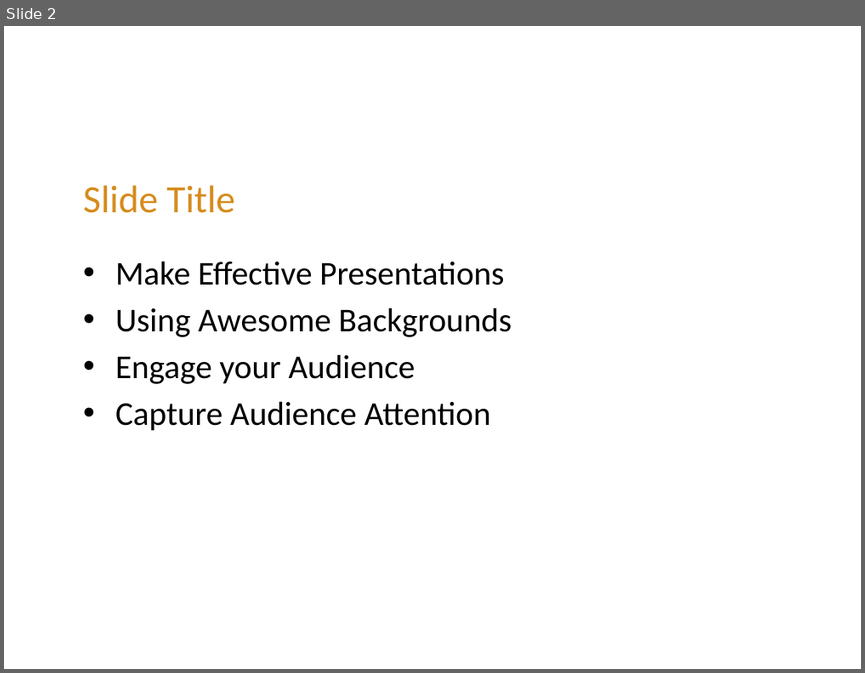
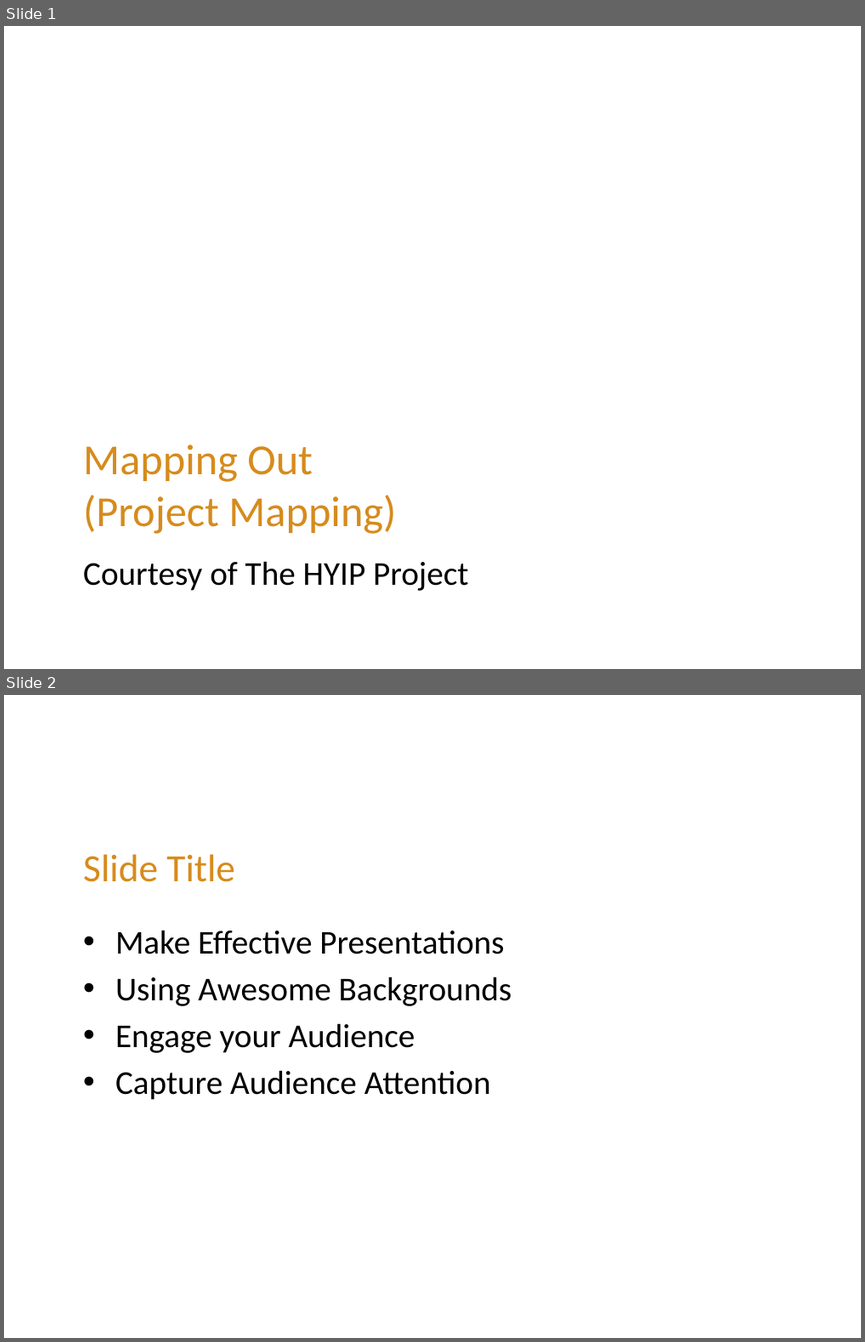
Before and after one commit to FeedMapping/Schema, a slide deck: slide/ppt/Mapping-Out.pptx. Shown one above the other, each under a label of ours: slide 2 before the commit, slides 1 and 2 after it. The pictures are 865x673 and 865x1342 pixels, drawn with LibreOffice and Linux fonts; fonts in the diff are those of the drawing; background and template pictures are left out. Boxes give left, top, right and bottom in pixels: in the first picture for what was removed or moved away, otherwise in the second. Text is boxed around its words. In the diff, an @@ line names an element or a change of style, - is before the commit and + after.

```diff
--- a/slide/ppt/Mapping-Out.pptx
+++ b/slide/ppt/Mapping-Out.pptx
@@ slide 1 added at [4,26,861,669], background picture (left out) @@
@@ title added at [83,444,396,533], 36 pt, text #D68B1C @@
+Mapping Out
+(Project Mapping)
@@ subtitle added at [83,561,468,590], 28 pt, text #000000 @@
+Courtesy of The HYIP Project
```
Also in this commit, not shown: 25 other slides added, 2 slides removed, 1 other file.
